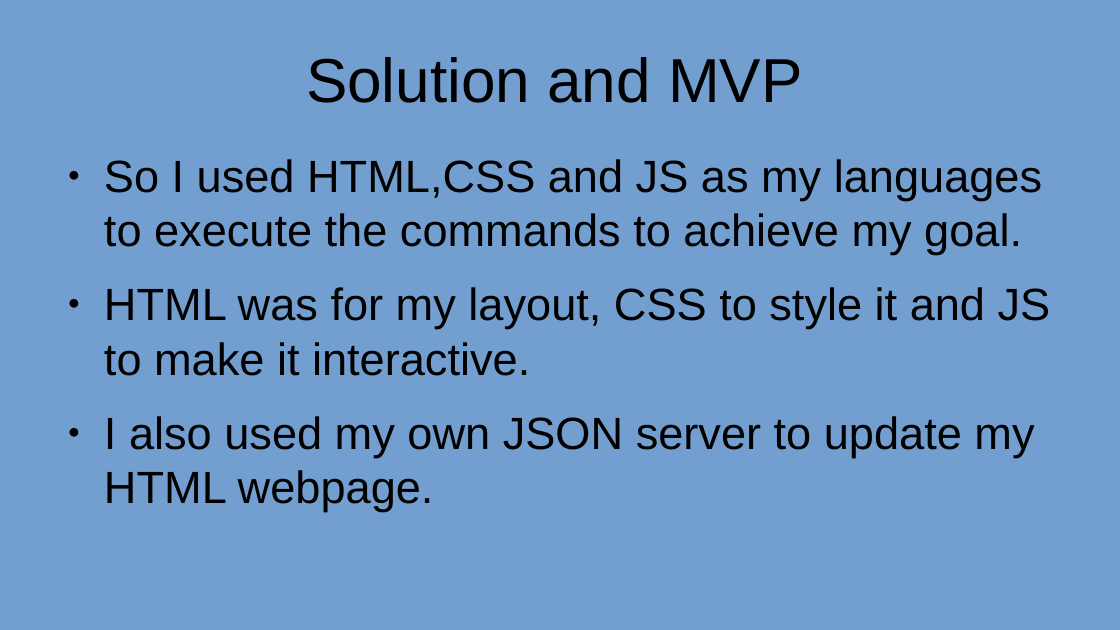
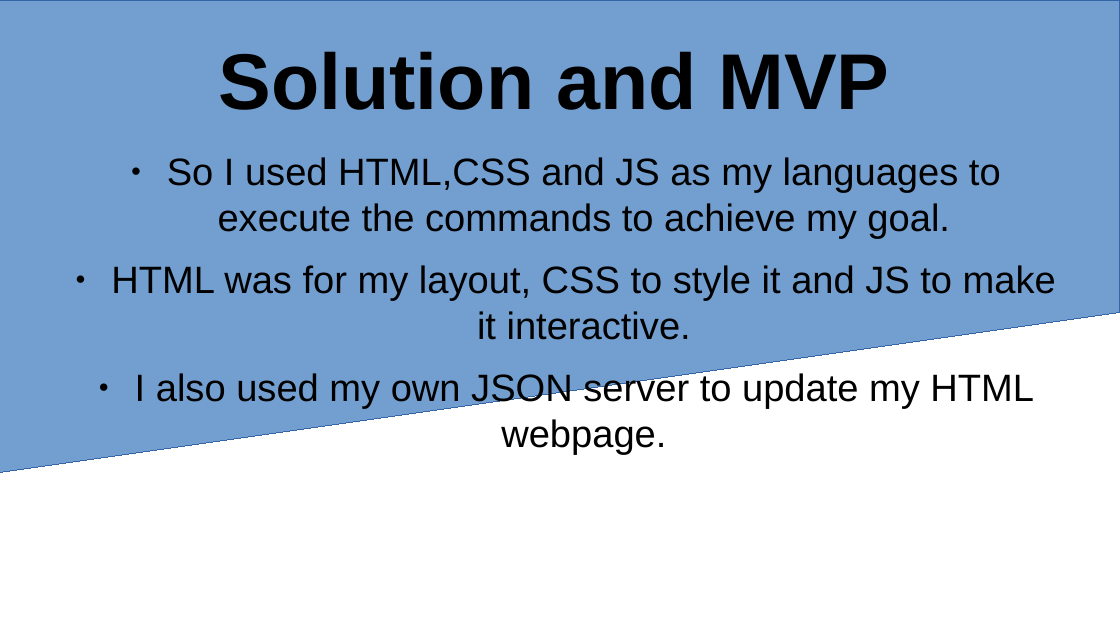
Before and after one commit to Rahy-Sam/project-phase-1, a slide deck: slide 3 of presentation.odp. Drawn at 1120x630 pixels with LibreOffice and Linux fonts; fonts in the diff are those of the drawing. Boxes give left, top, right and bottom in pixels: in the first picture for what was removed or moved away, otherwise in the second. Text is boxed around its words. In the diff, an @@ line names an element or a change of style, - is before the commit and + after.

```diff
--- a/presentation.odp
+++ b/presentation.odp
@@ background #729FCF to #FFFFFF @@
@@ freeform shape added at <box>0,0,1120,473</box>, fill #729FCF, outline #3465A4 0 pt @@
@@ title "Solution and MVP" at <box>219,51,889,110</box>: size 44 to 56 pt, bold on @@
@@ text "So I used HTML,CSS and ..." at <box>111,157,1056,455</box>: size 32 to 27 pt; alignment left to centre; less space between paragraphs @@
```
Also in this commit, not shown: 7 other slides changed, 2 other files.
